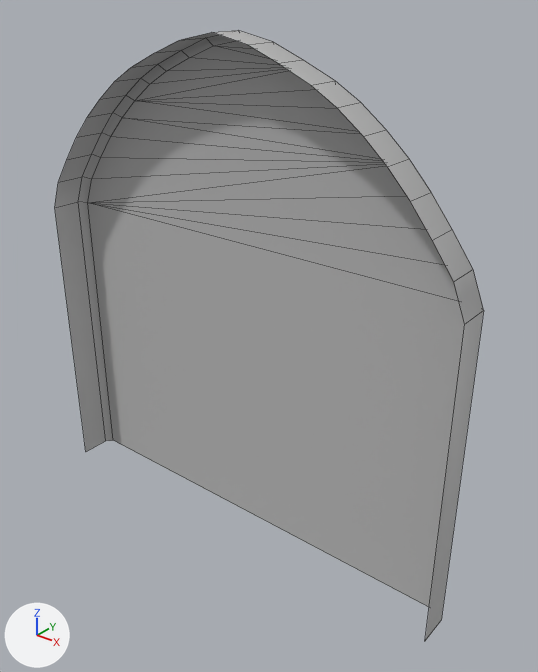
One commit to the FBX model Assets/_SnakesGame/Art/FBX/GrassModules/ExitDoor.fbx: the scene before it, then after it.
One viewpoint serves both versions: a 50 mm lens placed at (0.779, -0.844, 0.977), pointed at (0.057, 0.059, 0.418). Lighting does not change. The marker at lower left points along +X, +Y and +Z. Mesh edges are drawn as thin lines. Where no turn or scale is listed for an object, it has been applied to the vertices.

The first picture shows 'ExitDoor'.
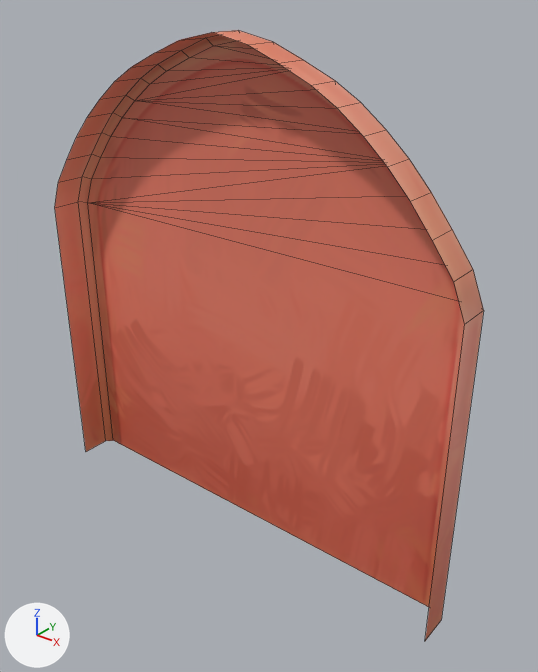
What the commit changed:
Picture 'Door_dif.tif' (img_door_dif_tif) is new.
In material 'DoorMat' (mat_doormat), base_color is no longer (0.5, 0.5, 0.5), grey #bcbcbc.
In material 'DoorMat' (mat_doormat), texture is now set to img_door_dif_tif.

Changed parts and their boxes (x1, y1, x2, y2) in the pictures (538 x 672 px):
'ExitDoor', surface changed (grey to brown)
    both: (55, 30, 484, 641)
